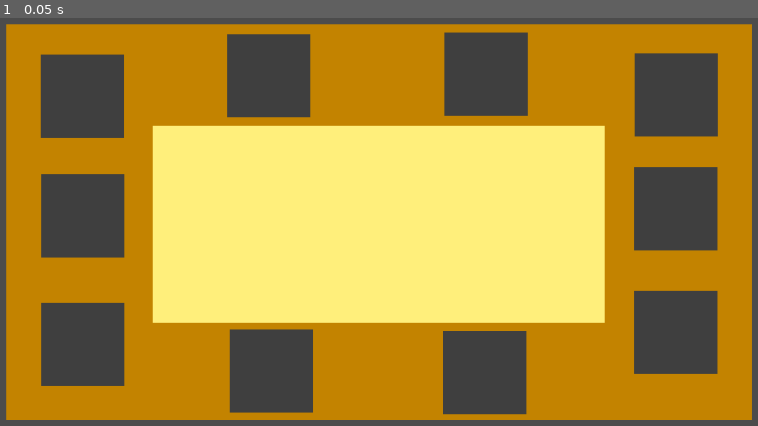
Above: before the commit, frame 1.
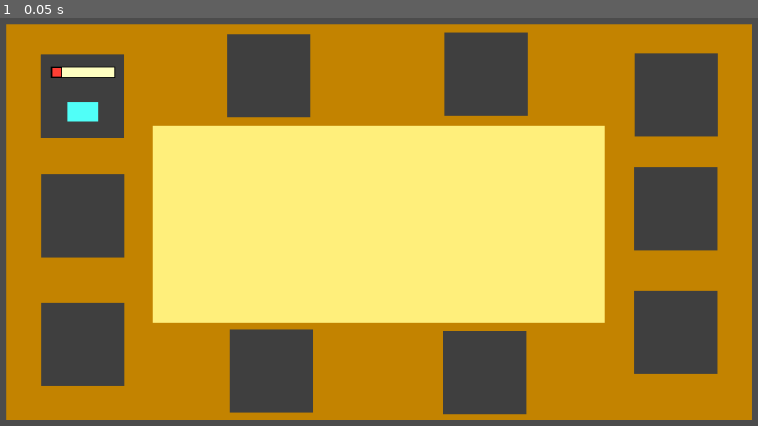
Above: after the commit, the same moment.

Repository: christo4/GDTKJam2019
Game: Godot game, scene res://Desk.tscn
Two runs of this game, one before a commit and one after it. Both use one fixed random seed, a clock stepped at 60 frames per second and the inputs below. This scene is started directly instead of the project's main scene.
Inputs:
- Up to frame 1 (0.05 s): no input

The runs differ from the first frame. In frame 1, 0.5% of the frame differs, in the area x 5-17%, y 8-26%.

Commit message:
Desk zoom

Diff:
--- a/GDTK Game Jam 2019/Button Mash Game.gd
+++ b/GDTK Game Jam 2019/Button Mash Game.gd
@@ -1,13 +1,32 @@
 extends Area2D
 
-# Declare member variables here. Examples:
-# var a = 2
-# var b = "text"
+var entered
+var camera
+var zooming
+var zoom_val
+var zoom_inc
 
-# Called when the node enters the scene tree for the first time.
 func _ready():
-	pass # Replace with function body.
+	entered = false
+	zooming = false
+	zoom_val = 1.00
+	zoom_inc = 0.01
+	camera = get_parent().get_node("Game Camera")
 
-# Called every frame. 'delta' is the elapsed time since the previous frame.
-#func _process(delta):
-#	pass
+func _process(delta):
+	if Input.is_action_just_pressed("ui_left_mouse") and entered:
+		camera.position = Vector2(246, 241)
+		zooming = true
+	if zooming:
+		camera.zoom = Vector2(zoom_val, zoom_val)
+		zoom_val -= zoom_inc
+		if zoom_val < 0.20:
+			zooming = false
+			zoom_val = 1.00
+
+
+func _on_Button_Mash_Game_mouse_entered():
+	entered = true
+
+func _on_Button_Mash_Game_mouse_exited():
+	entered = false
--- a/GDTK Game Jam 2019/Desk.tscn
+++ b/GDTK Game Jam 2019/Desk.tscn
@@ -1,13 +1,34 @@
-[gd_scene load_steps=2 format=2]
+[gd_scene load_steps=5 format=2]
 
 [ext_resource path="res://Desk Prototype.png" type="Texture" id=1]
+[ext_resource path="res://Button Mash Game.gd" type="Script" id=2]
+[ext_resource path="res://Button Mash Game.png" type="Texture" id=3]
+
+[sub_resource type="RectangleShape2D" id=1]
+extents = Vector2( 100, 100 )
 
 [node name="Desk" type="Node"]
 
-[node name="Sprite" type="Sprite" parent="."]
+[node name="Desk" type="Sprite" parent="."]
 position = Vector2( 960, 540 )
 texture = ExtResource( 1 )
 
-[node name="Camera2D" type="Camera2D" parent="."]
+[node name="Game Camera" type="Camera2D" parent="."]
 position = Vector2( 960, 540 )
 current = true
+smoothing_enabled = true
+
+[node name="Button Mash Game" type="Area2D" parent="."]
+position = Vector2( 246, 241 )
+script = ExtResource( 2 )
+__meta__ = {
+"_edit_group_": true
+}
+
+[node name="Sprite" type="Sprite" parent="Button Mash Game"]
+texture = ExtResource( 3 )
+
+[node name="CollisionShape2D" type="CollisionShape2D" parent="Button Mash Game"]
+shape = SubResource( 1 )
+[connection signal="mouse_entered" from="Button Mash Game" to="Button Mash Game" method="_on_Button_Mash_Game_mouse_entered"]
+[connection signal="mouse_exited" from="Button Mash Game" to="Button Mash Game" method="_on_Button_Mash_Game_mouse_exited"]
Binary file added: GDTK Game Jam 2019/ClickMeterBullseye.png
Not shown, added: GDTK Game Jam 2019/ClickMeterBullseye.png.import
Not shown, changed: GDTK Game Jam 2019/Thumbs.db
Not shown, changed: GDTK Game Jam 2019/debug.log
